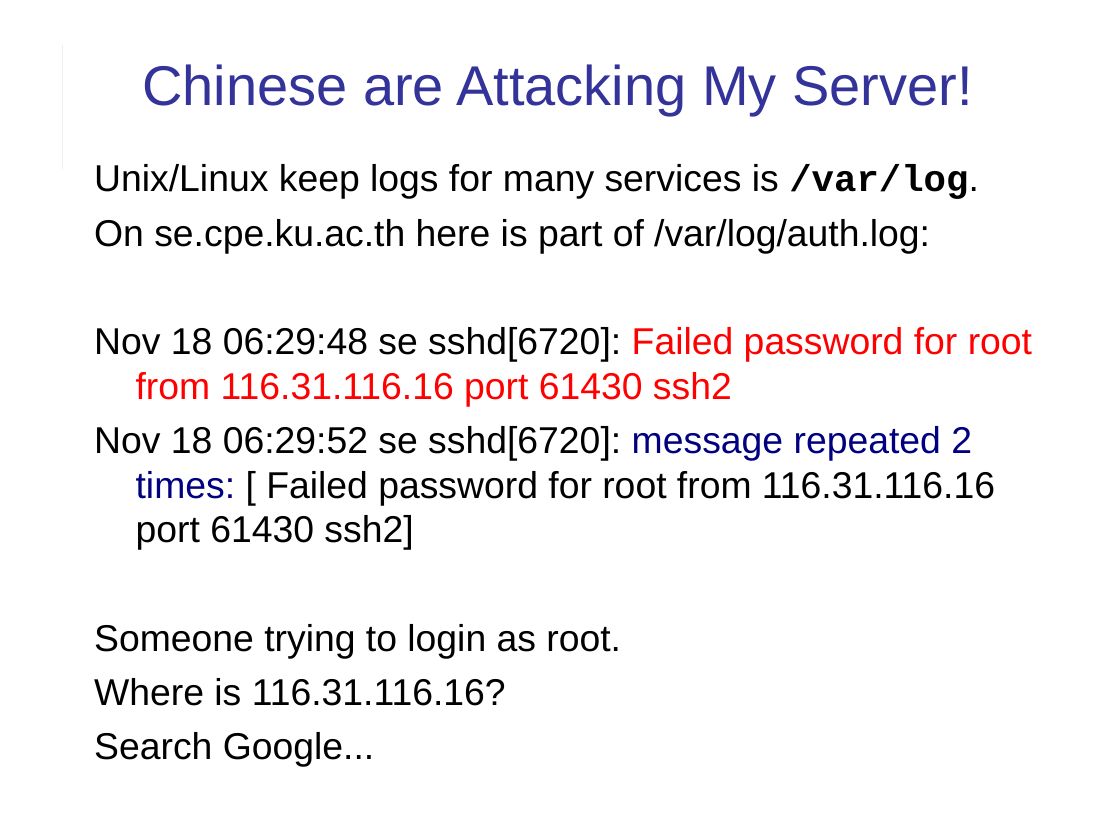
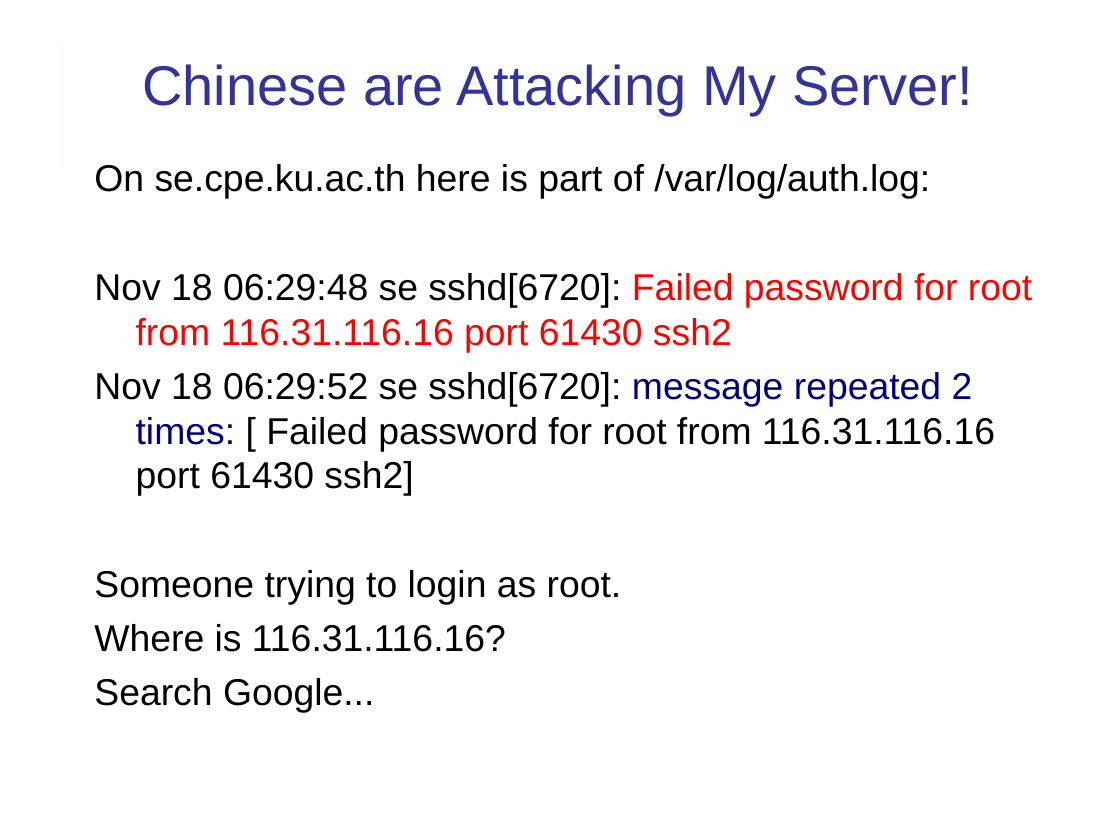
Before and after one commit to cpske/ISP, a slide deck: slide 9 of logging/Logging.ppt (slide 8 before the commit). Drawn at 1120x840 pixels with LibreOffice and Linux fonts; fonts in the diff are those of the drawing. Boxes give left, top, right and bottom in pixels: in the first picture for what was removed or moved away, otherwise in the second. Text is boxed around its words. In the diff, an @@ line names an element or a change of style, - is before the commit and + after.

```diff
--- a/logging/Logging.ppt
+++ b/logging/Logging.ppt
@@ text at (94, 164, 979, 199): paragraph removed @@
-Unix/Linux keep logs for many services is /var/log.
```
Also in this commit, not shown: 6 other slides changed, 1 slide added, 1 slide removed, 3 other files.
